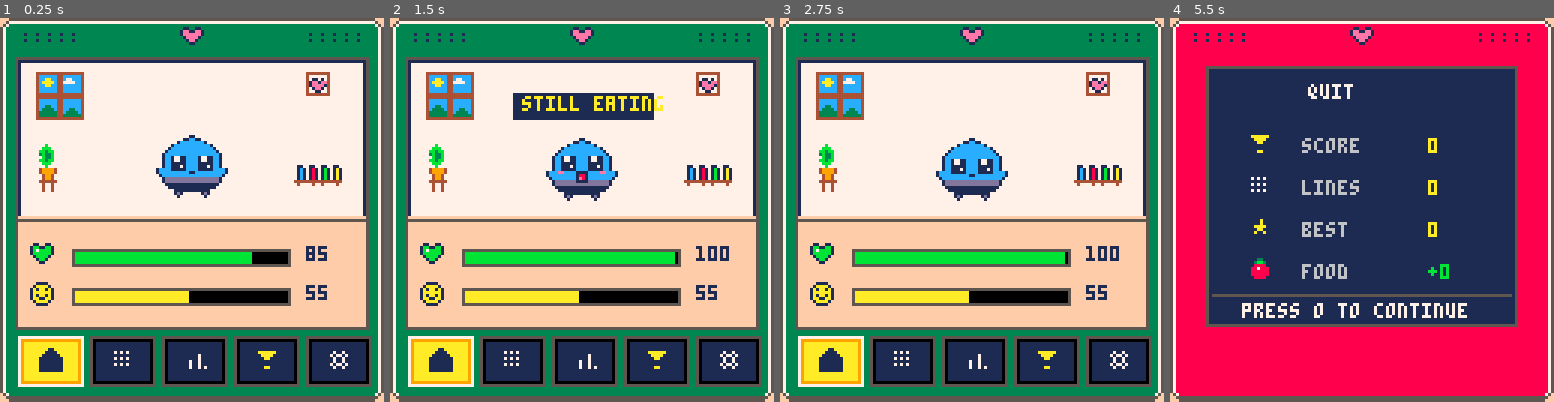
Above: before the commit, frames 1-4 (left to right).
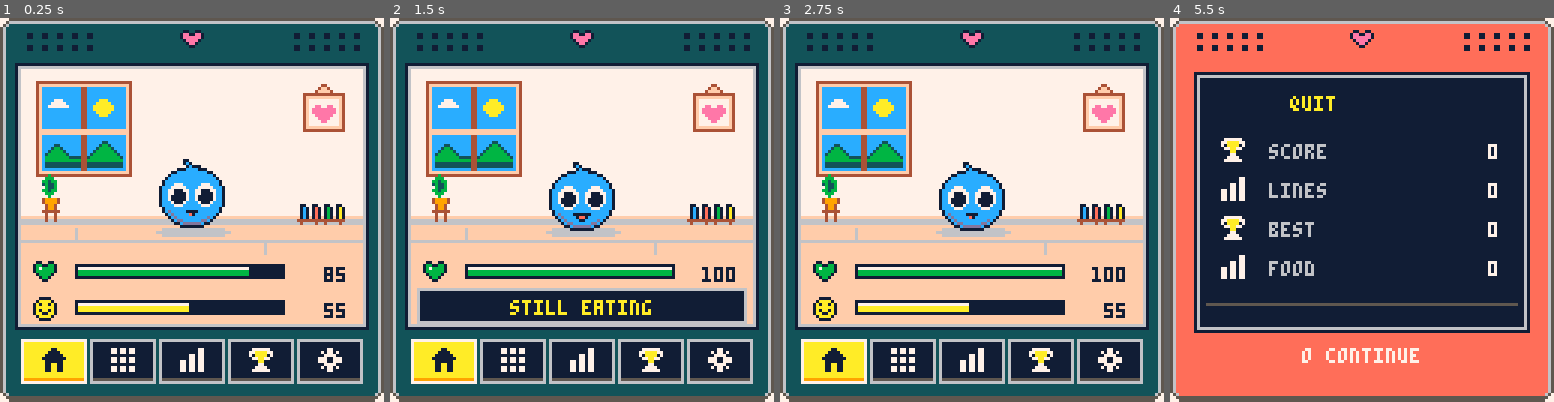
Above: after the commit, the same moments.

Repository: farrukh-mirzazade/LinesGotchi-PICO8
Game: PICO-8 cartridge carts/linesgotchi.p8
Same seed, same stepped clock (60 frames per second), same inputs: the game is played once before the commit and once after it.
Inputs:
- Up to frame 1 (0.25 s): no input
- Up to frame 2 (1.5 s): tap X (X key) at 0.33, 1.07 s; tap O (Z key) at 0.7 s
- Up to frame 3 (2.75 s): hold Right 1.6-2.1 s; tap O (Z key) at 1.7, 2.1, 2.5 s; tap X (X key) at 1.85 s; hold Up 2.15-2.42 s; hold Right from 2.47 s (still down)
- Up to frame 4 (5.5 s): tap O (Z key) every 0.4 s from 2.9 to 5.3 s; tap X (X key) at 2.97, 4.08, 5.2 s; release Right at 3.03 s; hold Left 3.08-3.58 s; hold Down 3.63-3.97 s; hold Right 4.02-4.68 s; hold Up 4.73-5.03 s; hold Left from 5.08 s (still down)

The runs differ from the first frame. In frame 1, 59% of the frame differs, in the area x 0-100%, y 0-100%; in frame 2, 65%; in frame 3, 59%; in frame 4, 96%.

Commit message:
Implement native reference-inspired screens and limb-free Baby art

Diff:
--- a/carts/linesgotchi.p8
+++ b/carts/linesgotchi.p8
@@ -29,8 +29,8 @@
 -- lines config
 bs=8
 cs=9
-ox=7
-oy=18
+ox=8
+oy=23
 colors={11,12,14,10,13}
 ball_sprs={48,49,50,51,52}
 dxs={1,0,1,1}
@@ -657,193 +657,164 @@
 -- =====================================================================
 
 function device_bezel(frame_col)
- cls(15)
+ pal()
+ pal(1,129,1)
+ pal(3,131,1)
+ pal(8,142,1)
+ pal(11,139,1)
+ cls(7)
  pal(6,frame_col)
- rectfill(8,8,119,119,6)
+ pal(7,6)
+ rectfill(8,2,119,125,6)
  spr(128,0,0)
  spr(130,120,0)
  spr(134,0,120)
  spr(136,120,120)
- for x=8,112,8 do
-  spr(129,x,0)
-  spr(135,x,120)
- end
- for y=8,112,8 do
-  spr(131,0,y)
-  spr(133,120,y)
- end
- pal()
-
- -- Top speaker grill dots
- for x=8,24,4 do
-  pset(x,5,1); pset(x,7,1)
- end
- for x=103,119,4 do
-  pset(x,5,1); pset(x,7,1)
- end
-
- -- Top center decorative heart
- spr(87,60,3)
+ for x=8,112,8 do spr(129,x,0) spr(135,x,120) end
+ for y=8,112,8 do spr(131,0,y) spr(133,120,y) end
+ pal(0)
+ for x=9,29,5 do
+  rectfill(x,5,x+1,6,1)
+  rectfill(x,9,x+1,10,1)
+ end
+ for x=98,118,5 do
+  rectfill(x,5,x+1,6,1)
+  rectfill(x,9,x+1,10,1)
+ end
+ spr(87,60,4)
 end
 
 function inner_screen(x0,y0,x1,y1,bg_col)
- rectfill(x0,y0,x1,y1,bg_col or 7)
- rect(x0,y0,x1,y1,5)
- rect(x0+1,y0+1,x1-1,y1-1,1)
+ rectfill(x0,y0,x1,y1,1)
+ rect(x0+1,y0+1,x1-1,y1-1,6)
+ rectfill(x0+2,y0+2,x1-2,y1-2,bg_col or 7)
 end
 
 function draw_pet_sprite(x,y,state)
- -- State: 0:happy, 1:neutral, 2:hungry, 3:sleepy, 4:excited
- local sx=state*24
- sspr(sx,0,24,24,x,y)
+ sspr(state*24,0,24,24,x,y)
 end
 
 function current_pet_state()
- if pet.eating_t>0 then return 4 end -- excited/chewing
+ if pet.eating_t>0 then return 4 end
  if pet.sleeping_t>0 then return 3 end
- if pet.hunger>75 then return 2 end -- hungry
- if pet.happy<35 then return 2 end -- sad
- if pet.happy>80 then return 0 end -- happy
- return 1 -- neutral
-end
-
--- ---------------------------------------------------------------------
--- 1. SCREEN: PET ROOM (Teal Bezel)
--- ---------------------------------------------------------------------
+ if pet.hunger>75 or pet.happy<35 then return 2 end
+ if pet.happy>80 then return 0 end
+ return 1
+end
+
+function number_text(v)
+ v=flr(v)
+ if v>9999 then return flr(v/1000).."k" end
+ return tostr(v)
+end
+
+function right_number(v,x,y,c)
+ local txt=number_text(v)
+ print(txt,x-#txt*4+1,y,c)
+end
+
+function notice()
+ if msg=="" then return end
+ rectfill(9,90,118,101,1)
+ rect(9,90,118,101,6)
+ print(msg,64-#msg*2,94,10)
+end
+
 function draw_pet_screen()
- device_bezel(3) -- Teal / Dark Green
- inner_screen(5,13,122,103,7) -- Cream room background
-
- -- Window (sprites 96,97,112,113)
- spr(96,12,18); spr(97,20,18)
- spr(112,12,26); spr(113,20,26)
-
- -- Potted plant on stool (sprites 98,114)
- spr(98,12,42)
- spr(114,12,50)
-
- -- Heart picture frame (sprite 99)
- spr(99,102,18)
-
- -- Bookshelf with books (sprites 100,101)
- spr(100,98,48); spr(101,106,48)
-
- -- Floor divider line & warm baseboard floor
- rectfill(6,68,121,102,15)
- line(6,66,121,66,15)
- line(6,67,121,67,5)
-
- -- Pet in center with gentle idle breath/bob animation
- local bob=flr(time()*2)%2
- local state=current_pet_state()
- draw_pet_sprite(52,38+bob,state)
-
- -- Status Bars
- -- Fullness (Hunger): Green heart + bar + value
- spr(80,10,75)
- draw_bar(24,77,72,5,full(),11)
- print(full(),102,76,1)
-
- -- Happiness (Mood): Yellow smiley + bar + value
- spr(81,10,88)
- draw_bar(24,90,72,5,pet.happy,10)
- print(pet.happy,102,89,1)
-
- if msg~="" then
-  rectfill(40,24,88,34,1)
-  rect(40,24,88,34,7)
-  print(msg,44,26,10)
- end
-
+ device_bezel(3)
+ inner_screen(5,15,122,103,15)
+ -- Warm wall, baseboard and floor form one continuous room.
+ rectfill(7,17,120,65,7)
+ rectfill(7,66,120,68,6)
+ line(7,66,120,66,15)
+ rectfill(7,69,120,78,15)
+ line(7,74,120,74,6)
+ line(25,70,25,73,6)
+ line(88,75,88,78,6)
+ spr(160,12,21,4,4)
+ spr(164,100,22,2,2)
+ spr(98,13,52)
+ spr(114,13,60)
+ spr(100,99,61)
+ spr(101,107,61)
+ ovalfill(52,70,76,72,6)
+ draw_pet_sprite(52,47+flr(time()*2)%2,current_pet_state())
+ spr(80,11,81)
+ draw_bar(25,82,70,5,full(),11)
+ right_number(full(),115,83,1)
+ spr(81,11,93)
+ draw_bar(25,94,70,5,pet.happy,10)
+ right_number(pet.happy,115,95,1)
+ notice()
  draw_nav(menu_i)
 end
 
--- ---------------------------------------------------------------------
--- 2. SCREEN: PLAY LINES (Purple Bezel)
--- ---------------------------------------------------------------------
 function draw_lines_screen()
- device_bezel(13) -- Purple
- inner_screen(5,13,81,103,7)  -- Board panel
- inner_screen(84,13,122,103,1) -- Right info panel
-
- -- 8x8 Board
+ device_bezel(13)
+ inner_screen(5,15,82,103,15)
+ inner_screen(85,15,122,103,1)
+ -- Equal 9px cells: 8px interior and one thin shared separator.
+ rectfill(ox,oy,ox+71,oy+71,6)
  for y=1,bs do
   for x=1,bs do
    local px=ox+(x-1)*cs
    local py=oy+(y-1)*cs
-   spr(55,px,py) -- Clean 8x8 cell
+   rectfill(px,py,px+7,py+7,15)
+   line(px,py,px+7,py,7)
    local i=idx(x,y)
    if b[i]>0 then
-    local sid=ball_sprs[b[i]]
     local by=py
-    if i==sel then
-     by+=flr(sin(time()*4)*2)
+    if i==sel then by-=abs(flr(sin(time()*4)*2)) end
+    if clearing_cell(i) and clear_timer%4<2 then
+     for c=1,15 do pal(c,7) end
     end
-    if clearing_cell(i) and clear_timer%4<2 then
-     pal(b[i],7)
-     spr(sid,px,by)
-     pal()
-    else
-     spr(sid,px,by) -- Pixel-perfect 8x8 ball 1:1
-    end
+    spr(ball_sprs[b[i]],px,by)
+    pal(0)
    end
   end
  end
-
  if clear_timer>0 then draw_clear_particles() end
-
- -- Active Cursor
- local cp_x=ox+(cx-1)*cs
- local cp_y=oy+(cy-1)*cs
- rect(cp_x-1,cp_y-1,cp_x+8,cp_y+8,10)
- rect(cp_x,cp_y,cp_x+7,cp_y+7,7)
-
- -- Right Info Panel
- -- Trophy + Score
- spr(67,87,18)
- print(score,99,20,7)
-
- -- Heart + mini bar + 85
- spr(80,87,29)
- draw_bar(97,31,11,4,full(),11)
- print(full(),110,30,11)
-
- -- Smiley + mini bar + 55
- spr(81,87,40)
- draw_bar(97,42,11,4,pet.happy,10)
- print(pet.happy,110,41,10)
-
- -- Mini pet box
- rectfill(89,52,117,78,7)
- rect(89,52,117,78,5)
- local pet_face=game_over and 2 or (sel>0 and 4 or current_pet_state())
- draw_pet_sprite(91,53,pet_face)
-
- -- Next Balls Preview
- rectfill(87,83,119,100,5)
- rect(87,83,119,100,1)
- print("next",88,84,6)
- for k=1,#next_balls do
-  spr(ball_sprs[next_balls[k]],88+(k-1)*11,91)
- end
-
+ local x=ox+(cx-1)*cs
+ local y=oy+(cy-1)*cs
+ -- Corner focus does not obscure the ball face.
+ for d=0,2 do
+  pset(x+d,y,1) pset(x,y+d,1)
+  pset(x+7-d,y+7,1) pset(x+7,y+7-d,1)
+ end
+ if sel>0 then
+  local sx,sy=xy(sel)
+  rect(ox+(sx-1)*cs-1,oy+(sy-1)*cs-1,
+       ox+(sx-1)*cs+8,oy+(sy-1)*cs+8,10)
+ end
+ spr(67,90,20)
+ right_number(score,118,22,7)
+ line(89,31,118,31,5)
+ spr(80,89,35)
+ draw_bar(100,36,17,4,full(),11)
+ spr(81,89,46)
+ draw_bar(100,47,17,4,pet.happy,10)
+ inner_screen(89,58,119,87,7)
+ draw_pet_sprite(92,60,sel>0 and 4 or current_pet_state())
+ print("next",90,89,6)
+ for k=1,3 do
+  rectfill(90+(k-1)*10,95,97+(k-1)*10,102,15)
+  spr(ball_sprs[next_balls[k]],90+(k-1)*10,95)
+ end
  if hints_on then
-  panel(5,106,81,122,1,5)
-  print("+move",8,112,6)
-  print("o:act",46,112,7)
-  panel(84,106,122,122,1,5)
-  print("x:exit",91,112,7)
- end
-
+  panel(6,106,81,121,1,6)
+  spr(69,10,110)
+  print("move",21,112,6)
+  spr(70,42,110)
+  print("o pick",53,112,7)
+  panel(85,106,121,121,1,6)
+  print("x exit",91,112,7)
+ end
  if quit_confirm then
-  rectfill(20,40,108,70,1)
-  rect(20,40,108,70,10)
-  print("quit game?",36,46,7)
-  print("o: yes    x: no",28,58,10)
- elseif msg~="" then
-  rectfill(18,22,70,32,1)
-  rect(18,22,70,32,7)
-  print(msg,22,24,10)
+  inner_screen(10,43,117,73,1)
+  print("quit game?",44,50,7)
+  print("o yes    x no",38,62,10)
+ else
+  notice()
  end
 end
 
@@ -854,194 +825,109 @@
   local px=ox+(x-1)*cs+3
   local py=oy+(y-1)*cs+3
   local d=1+flr(phase/3)
-  pset(px-d,py,7)
-  pset(px+d,py,10)
-  pset(px,py-d,7)
-  pset(px,py+d,10)
- end
-end
-
--- ---------------------------------------------------------------------
--- 3. SCREEN: STATS (Coral / Pink Bezel)
--- ---------------------------------------------------------------------
+  pset(px-d,py,7) pset(px+d,py,10)
+  pset(px,py-d,7) pset(px,py+d,10)
+ end
+end
+
 function draw_stats_screen()
- device_bezel(14) -- Coral / Pink
- inner_screen(5,13,122,103,1)
-
- -- Top Left: Pet Box + Level
- rectfill(8,16,36,44,7)
- rect(8,16,36,44,5)
- draw_pet_sprite(10,18,0)
-
- print("lv 0"..pet.level,42,17,7)
- print(pet_stage(),42,41,14)
- draw_bar(42,26,45,5,flr((pet.exp/pet.max_exp)*100),14)
- print(pet.exp.."/"..pet.max_exp,44,34,6)
-
- -- Top Right: Tomato counter
- spr(84,94,18)
- print("x"..pet.tomatoes,104,20,7)
-
- line(8,47,119,47,5)
-
- -- Stats Rows with Icons
- spr(80,9,51)  print("full",21,52,11) print(full(),58,52,7)   print("/100",70,52,6)
- spr(81,9,63)  print("good",21,64,10) print(pet.happy,58,64,7) print("/100",70,64,6)
- spr(82,9,75)  print("play",21,76,14) print(total_lines,58,76,7)
- spr(83,9,87)  print("wins",21,88,12) print(games_played,58,88,7)
-
- -- Right Box: Toilet & Sleep status
- panel(91,51,119,73,5,stats_i==1 and 10 or 1)
- spr(85,93,55)
- print(pet.toilet_ok and "ok!" or "use",104,57,pet.toilet_ok and 12 or 10)
-
- panel(91,76,119,98,5,stats_i==2 and 10 or 1)
- spr(86,93,82)
- print(pet.sleeping_t>0 and "zzz" or "nap",104,83,10)
-
- print("hp "..pet.health,92,69,11)
-
- if msg~="" then
-  rectfill(35,93,87,101,1)
-  print(msg,38,95,10)
- end
-
+ device_bezel(8)
+ inner_screen(5,15,86,103,1)
+ inner_screen(8,18,37,46,7)
+ draw_pet_sprite(11,20,current_pet_state())
+ print("lv "..pet.level,42,21,7)
+ draw_bar(42,30,38,4,pet.exp/pet.max_exp*100,14)
+ print(number_text(pet.exp).."/"..number_text(pet.max_exp),42,38,6)
+ print(pet_stage(),42,46,14)
+ local vals={full(),pet.happy,total_lines,games_played}
+ local labels={"full","mood","lines","games"}
+ local cols={11,10,14,12}
+ for i=1,4 do
+  local y=53+(i-1)*12
+  spr(79+i,10,y)
+  print(labels[i],22,y+2,cols[i])
+  right_number(vals[i],80,y+2,7)
+ end
+ inner_screen(89,15,122,42,1)
+ spr(84,94,20)
+ right_number(pet.tomatoes,117,31,7)
+ panel(89,46,122,73,1,stats_i==1 and 10 or 6)
+ spr(85,102,50)
+ print(pet.toilet_ok and "clean" or "use",96,63,12)
+ panel(89,77,122,103,1,stats_i==2 and 10 or 6)
+ spr(86,101,82)
+ print(pet.sleeping_t>0 and "zzz" or "sleep",96,95,10)
+ notice()
  draw_nav(menu_i)
 end
 
--- ---------------------------------------------------------------------
--- 4. SCREEN: RECORDS (Green Bezel)
--- ---------------------------------------------------------------------
 function draw_records_screen()
- device_bezel(11) -- Green Bezel
- inner_screen(5,13,122,103,1)
-
- -- Tabs at top
- rectfill(8,15,44,26,10)
- rect(8,15,44,26,5)
- spr(67,22,17) -- Trophy
-
- rectfill(46,15,82,26,5)
- rect(46,15,82,26,1)
- spr(66,60,17) -- Bars
-
- rectfill(84,15,119,26,5)
- rect(84,15,119,26,1)
- spr(65,98,17) -- Grid
-
- line(8,27,119,27,5)
-
- -- Leaderboard rows
- record_row(1,"las",2340,32,10,12)
- record_row(2,"pico",1820,44,7,14)
- record_row(3,"gotchi",1450,56,9,11)
- record_row(4,"byte",980,68,5,13)
- record_row(5,"you",hi_score,80,14,10)
-
+ device_bezel(11)
+ inner_screen(5,15,122,103,1)
+ -- Decorative category strip; only local saved records are displayed.
+ panel(8,18,43,29,8,6)
+ spr(67,22,20)
+ print("local records",51,22,7)
+ local labels={"best","games","lines","longest"}
+ local values={hi_score,games_played,total_lines,best_line}
+ local icons={67,65,82,83}
+ for i=1,4 do
+  local y=35+(i-1)*14
+  spr(icons[i],11,y)
+  print(labels[i],25,y+2,7)
+  right_number(values[i],115,y+2,i==1 and 10 or 7)
+  line(10,y+11,117,y+11,5)
+ end
  draw_nav(menu_i)
 end
 
-function record_row(rank,name,score_val,y,badge_col,avatar_col)
- -- Medal/Rank badge
- rectfill(9,y,17,y+8,badge_col)
- rect(9,y,17,y+8,5)
- print(rank,12,y+1,0)
-
- -- Face avatar
- rectfill(21,y,29,y+8,avatar_col)
- rect(21,y,29,y+8,5)
- print("..",23,y+1,0)
-
- -- Name & Score
- local is_you=rank==5
- local txt_col=is_you and 14 or 7
- print(name,34,y+2,txt_col)
- print(score_val,88,y+2,txt_col)
-end
-
--- ---------------------------------------------------------------------
--- 5. SCREEN: SETTINGS
--- ---------------------------------------------------------------------
 function draw_settings_screen()
- device_bezel(5) -- Dark Gray Bezel
- inner_screen(5,13,122,103,1)
-
- print("settings",10,18,7)
- line(8,26,119,26,5)
-
- spr(68,12,36)
- print("sound",26,38,7)
- print(sound_on and "on" or "off",96,38,sound_on and 11 or 8)
- if settings_i==1 then rect(8,32,116,48,10) end
-
- spr(69,12,54)
- print("hints",26,56,7)
- print(hints_on and "on" or "off",96,56,hints_on and 11 or 8)
- if settings_i==2 then rect(8,50,116,66,10) end
-
- spr(84,12,72)
- print("data",26,74,7)
- print("saved",88,74,10)
-
- print("up/down  o toggle",24,91,6)
-
+ device_bezel(13)
+ inner_screen(5,15,122,103,1)
+ print("settings",12,22,7)
+ line(9,31,118,31,5)
+ for i=1,2 do
+  local y=39+(i-1)*23
+  local on=i==1 and sound_on or i==2 and hints_on
+  if settings_i==i then rect(9,y-4,118,y+13,10) end
+  spr(i==1 and 68 or 69,13,y)
+  print(i==1 and "sound" or "hints",27,y+2,7)
+  rectfill(95,y,112,y+7,on and 3 or 5)
+  rectfill(on and 105 or 96,y+1,on and 111 or 102,y+6,7)
+ end
+ spr(84,13,88)
+ print("saved locally",27,90,6)
  draw_nav(menu_i)
 end
 
--- ---------------------------------------------------------------------
--- 6. SCREEN: RESULT
--- ---------------------------------------------------------------------
 function draw_result_screen()
- device_bezel(8) -- Red Bezel
- inner_screen(12,16,115,102,1)
-
- if new_best then
-  print("new record!",38,22,10)
- else
-  print(result_reason,46,22,7)
- end
-
- spr(67,26,38)
- print("score",44,40,6); print(score,86,40,10)
-
- spr(65,26,52)
- print("lines",44,54,6); print(session_lines,86,54,10)
-
- spr(82,26,66)
- print("best",44,68,6); print(session_best,86,68,10)
-
- spr(84,26,80)
- print("food",44,82,6); print("+"..flr(session_lines/4),86,82,11)
-
- line(14,92,113,92,5)
- print("press o to continue",24,95,7)
-end
-
--- ---------------------------------------------------------------------
--- UI HELPERS
--- ---------------------------------------------------------------------
+ device_bezel(8)
+ inner_screen(8,18,119,104,1)
+ print(new_best and "new record!" or result_reason,40,26,10)
+ local labels={"score","lines","best","food"}
+ local values={score,session_lines,session_best,
+               result_reason=="quit" and 0 or flr(session_lines/4)}
+ for i=1,4 do
+  local y=40+(i-1)*13
+  spr(66+i%2,17,y)
+  print(labels[i],33,y+2,6)
+  right_number(values[i],109,y+2,7)
+ end
+ line(12,95,115,95,5)
+ print("o continue",44,110,7)
+end
+
 function draw_nav(active)
- -- 5 buttons along bottom (x = 6, 29, 52, 75, 98, w = 22, h = 16)
+ -- Five 22px buttons, 1px gutters, all within x=7..120.
  for i=1,5 do
-  local x=6+(i-1)*24
-  local is_act=(i==active)
-  local bg=is_act and 10 or 1
-  local border=is_act and 7 or 5
-
-  rectfill(x,106,x+21,122,bg)
-  rect(x,106,x+21,122,border)
-  rect(x+1,107,x+20,121,is_act and 9 or 0)
-
-  -- Draw icon (sprites 64..68)
-  local sid=63+i
-  if is_act then
-   -- Draw dark icon on bright yellow
-   pal(7,1)
-   spr(sid,x+7,110)
-   pal()
-  else
-   spr(sid,x+7,110)
-  end
+  local x=7+(i-1)*23
+  local on=i==active
+  rectfill(x,107,x+21,121,on and 10 or 1)
+  rect(x,107,x+21,121,on and 7 or 6)
+  line(x+1,120,x+20,120,on and 9 or 5)
+  if on then pal(7,1) pal(10,1) end
+  spr(63+i,x+7,110)
+  pal(0)
  end
 end
 
@@ -1051,275 +937,274 @@
 end
 
 function draw_bar(x,y,w,h,val,col)
- val=clamp(val,0,100)
- rectfill(x,y,x+w,y+h,0)
- rect(x,y,x+w,y+h,5)
- local fw=flr((w-2)*val/100)
+ rectfill(x,y,x+w-1,y+h-1,1)
+ local fw=flr((w-2)*clamp(val,0,100)/100)
  if fw>0 then
-  rectfill(x+1,y+1,x+fw,y+h-1,col)
- end
-end
-…(264 lines of a section not shown)…
+  rectfill(x+1,y+1,x+fw,y+h-2,col)
+  if h>4 then line(x+1,y+1,x+fw,y+1,7) end
+ end
+end
+…(264 lines of a section not shown)…
Not shown, changed: 66 lines of the sprite sheet (__gfx__) section of carts/linesgotchi.p8
Not shown, changed: assets/design/clean_spritesheet_preview.png
Not shown, added: assets/review/native-2026-09-05/lines.png
Not shown, added: assets/review/native-2026-09-05/pet.png
Not shown, added: assets/review/native-2026-09-05/quit.png
Not shown, added: assets/review/native-2026-09-05/records.png
Not shown, added: assets/review/native-2026-09-05/settings.png
Not shown, added: assets/review/native-2026-09-05/stats.png
Not shown, changed: docs/00_INDEX.md
Not shown, changed: docs/10_DEVELOPMENT_LOG.md
Not shown, added: docs/13_NATIVE_VISUAL_PASS.md
Not shown, changed: scripts/build_clean_gfx.py
(and 1 more such lines)
